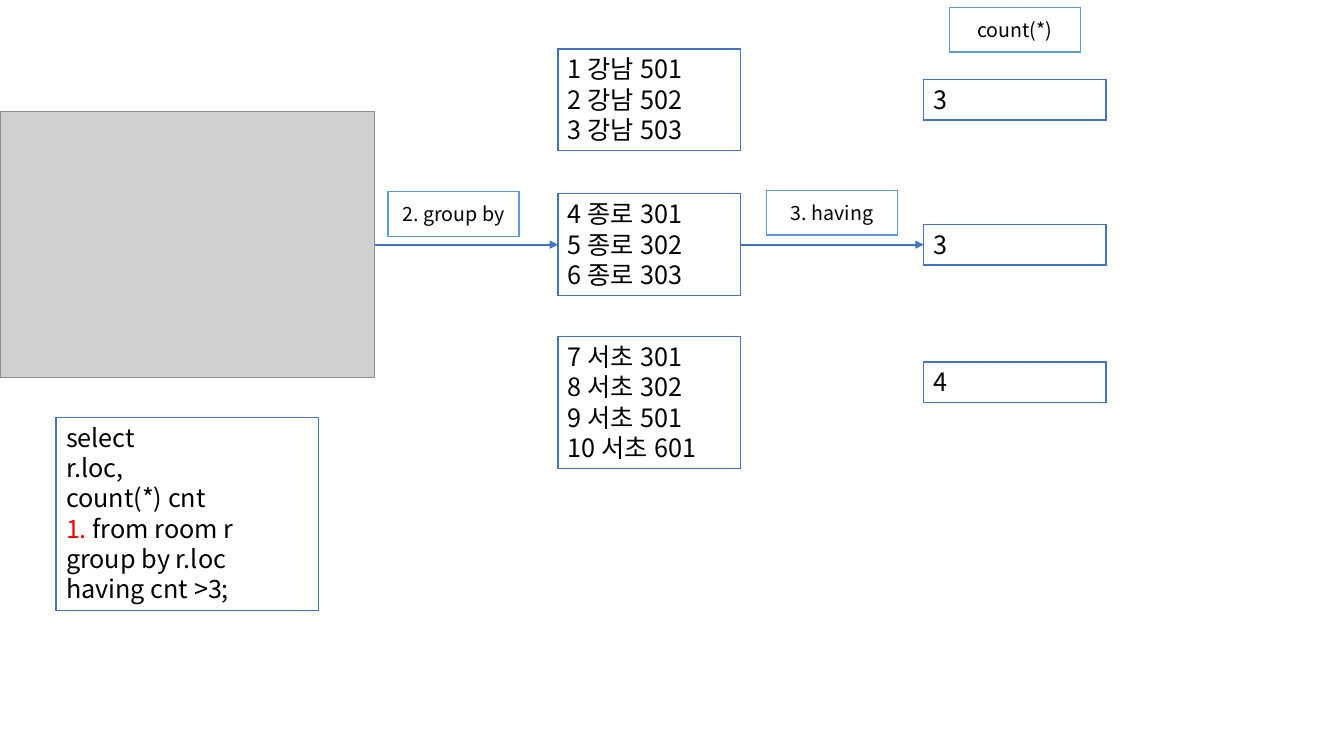
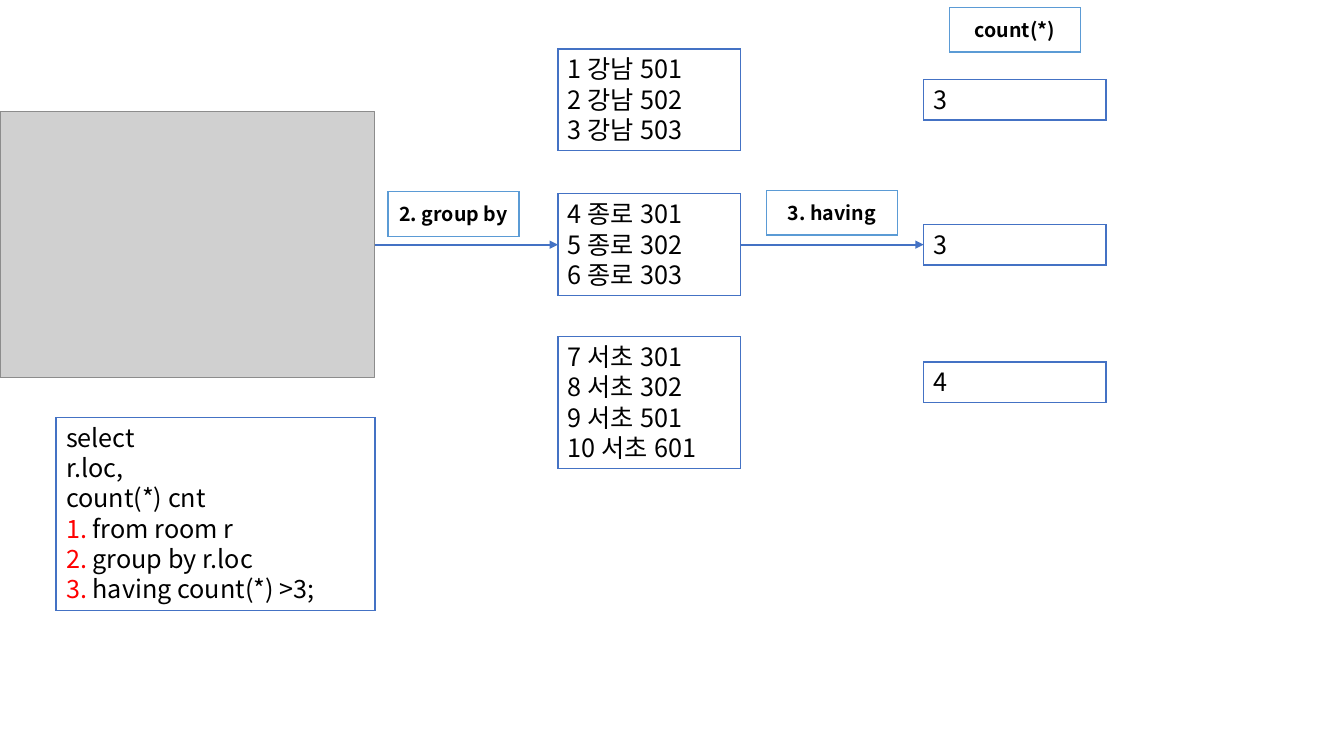
Before and after one commit to Dingadung/2022-study-workspace, a slide deck: slide 23 of study-note/데이터베이스/2022-09-01 내용정리.pptx. Drawn at 1344x756 pixels with LibreOffice and Linux fonts; fonts in the diff are those of the drawing; grey boxes stand for pictures. Boxes give left, top, right and bottom in pixels: in the first picture for what was removed or moved away, otherwise in the second. Text is boxed around its words. In the diff, an @@ line names an element or a change of style, - is before the commit and + after.

```diff
--- a/study-note/데이터베이스/2022-09-01 내용정리.pptx
+++ b/study-note/데이터베이스/2022-09-01 내용정리.pptx
@@ bold on in 3 elements at (388,192,519,236), (766,191,897,235), (950,8,1081,52) @@
@@ rectangle "select": place and size @@
-rectangle "select" at (56,417,319,611)
+rectangle "select" at (56,417,375,611)
@@ text in rectangle at (66,548,314,604): text changed @@
-group by r.loc
-having cnt >3;
+2. group by r.loc
+3. having count(*) >3;
```
Also in this commit, not shown: 2 other files.
